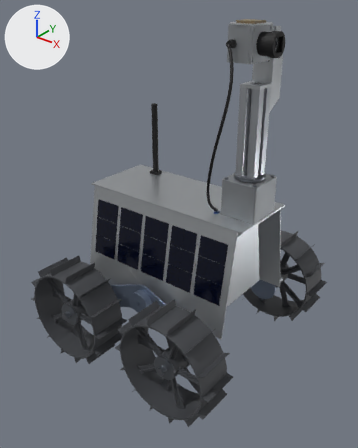
A saved change to the glTF model sim/public/rover.glb.
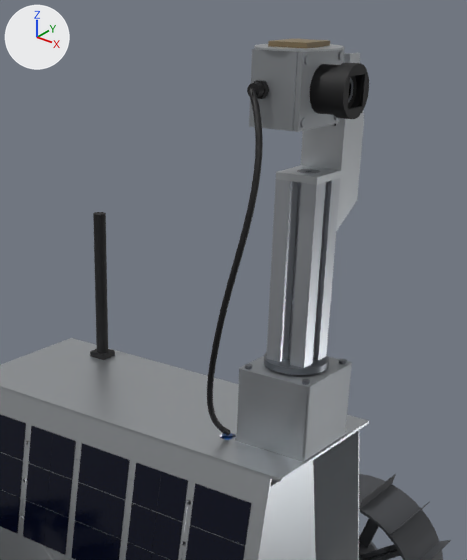
There are two pictures of each version: one whole from a 50 mm camera at (0.613, -0.781, 0.755) aimed at (0.01, -0.027, 0.288), one close up on the part from 30% to 93% of the width and 0% to 61% of the height. Lighting does not change. The marker at upper left points along +X, +Y and +Z. The older version's two pictures come first. Where no turn or scale is listed for an object, it has been applied to the vertices. Vertices at exactly the same position are counted once.

The older version as bpy lines, for what is in view:
```python
me_chassis = bpy.data.meshes.new('chassis')
me_chassis.from_pydata(...)  # 12306 vertices, 21102 faces; spans x -0.201..0.201, y -0.121..0.121, z -0.272..0.272
me_chassis.materials.append(mat_sheet_aluminium)  # light grey #bfc3c7
me_chassis.materials.append(mat_anodised_t_slot)  # grey #b1b6bc
me_chassis.materials.append(mat_steel)  # grey #797d83
me_chassis.materials.append(mat_interior)
me_chassis.materials.append(mat_solar_cell)  # black #040a21
me_chassis.materials.append(mat_differential_housing)  # grey #a2acb7
me_chassis.materials.append(mat_black_plastic)  # black #0e0e11
me_chassis.materials.append(mat_cast_aluminium)  # grey #9fa4a8
me_chassis.materials.append(mat_cord)  # black #0c0c0e
me_pan = bpy.data.meshes.new('pan')
me_pan.from_pydata(...)  # 1328 vertices, 2432 faces; spans x -0.03..0.03, y -0.043..0.043, z -0.147..0.147
# faces by material slot: [272, 924, 968, 268]
me_pan.materials.append(mat_anodised_t_slot)  # grey #b1b6bc
me_pan.materials.append(mat_sheet_aluminium)  # light grey #bfc3c7
me_pan.materials.append(mat_steel)  # grey #797d83
me_pan.materials.append(mat_black_plastic)  # black #0e0e11
me_wheelfl = bpy.data.meshes.new('wheelFL')
me_wheelfl.from_pydata(...)  # 1341 vertices, 2706 faces; spans x -0.115..0.115, y -0.04..0.04, z -0.112..0.112
# faces by material slot: [1462, 1244]
me_wheelfl.materials.append(mat_wheel_print)  # dark grey #44464b
me_wheelfl.materials.append(mat_steel)  # grey #797d83
ob_chassis_001 = bpy.data.objects.new('chassis.001', me_chassis)
ob_chassis_001.location = (0.0, 0.0, 0.396)
ob_pan_001 = bpy.data.objects.new('pan.001', me_pan)
ob_pan_001.location = (0.161, 0.013, 0.543)
ob_wheelfl = bpy.data.objects.new('wheelFL', me_wheelfl)
ob_wheelfl.location = (0.137, 0.208, 0.1)
# also in view: 'head' at (0.17, -0.026, 0.67)
```
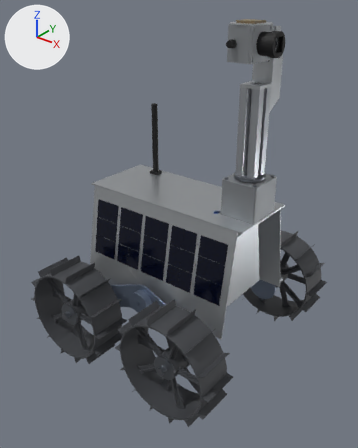
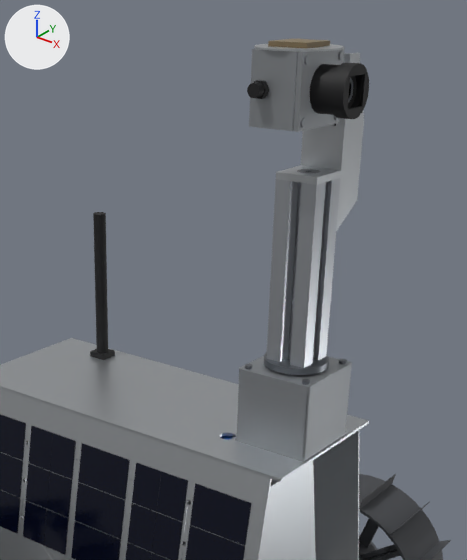
Where the newer file only moved an object's origin or applied its transform, the numbers keep the older frame.

Location of each change, (x1, y1, x2, y2) in pixels of the close-ups (467 x 560 px):
'chassis.001', reshaped: before (0, 89, 369, 560); after (0, 212, 369, 560)
part 1 of me_chassis, deleted: before (207, 89, 263, 435)

The change, as a list of edits to the scene's bpy script:
```text
Change me_chassis:
    used by ob_chassis_001; location = (0.0, 0.0, 0.396)
    remove me_chassis.from_pydata(...)  # 12306 vertices, 21102 faces; spans x -0.201..0.201, y -0.121..0.121, z -0.272..0.272
    add me_chassis.from_pydata(...)  # 10681 vertices, 18098 faces; spans x -0.201..0.201, y -0.121..0.121, z -0.272..0.116
    me_chassis part 1: the loose piece of 1609 vertices spanning x 0.109..0.173, y -0.107..-0.035, z -0.047..0.272 is deleted
    other edits to the shape of me_chassis do not show in these pictures
    remove me_chassis.materials.append(mat_cord)  # black #0c0c0e
```
